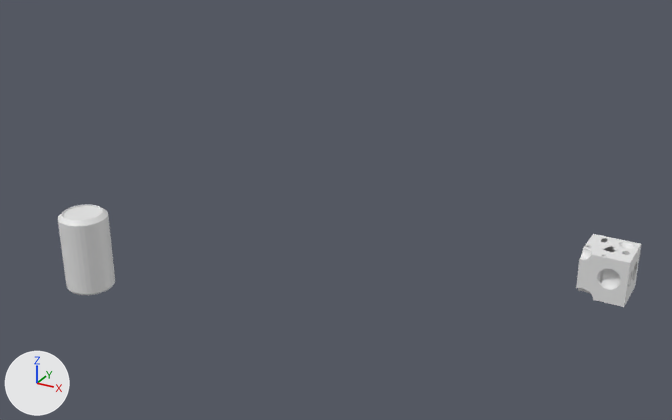
The Blender file Computer Graphics/Cuts and shapes in 3D objects/untitled.blend, before and after one commit.
Both versions are drawn from a 50 mm lens placed at (16.7, -25.5, 18.74), pointed at (0.02, 4.84, 3.57). Arrows for +X, +Y and +Z are at lower left; the lights stay in place.
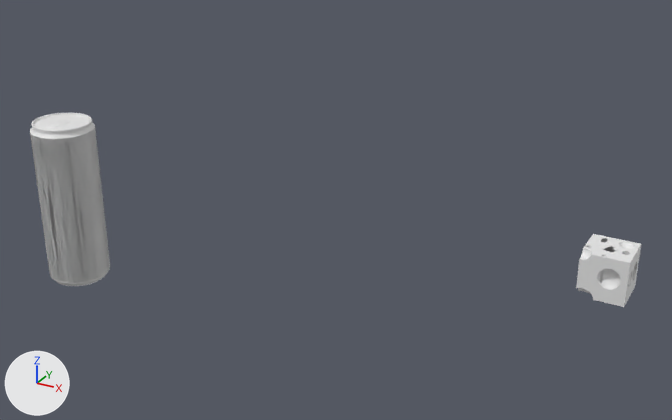
Boxes [x1, y1, x2, y2] around the edits, measured in the pictures (672 x 420 px):
'Can object', added
    after: [30, 113, 110, 286]
'Cylinder', hidden
    before: [58, 204, 115, 295]

Edits to the bpy script that builds the scene:
```text
Add me_cylinder_007:
    me_cylinder_007.from_pydata(...)  # 1892 vertices, 1893 faces, 2 loose edges; spans x -1.0..1.0, y -1.0..1.0, z -1.08..1.1
Change ob_cylinder:
    add ob_cylinder.hide_set(True)
Add ob_can_object:
    ob_can_object = bpy.data.objects.new('Can object', me_cylinder_007)
    ob_can_object.location = (-9.63, 0.0, 3.79)
    ob_can_object.scale = (1.25, 1.25, 3.11)
    _m = ob_can_object.modifiers.new('Subdivision', 'SUBSURF')
```
